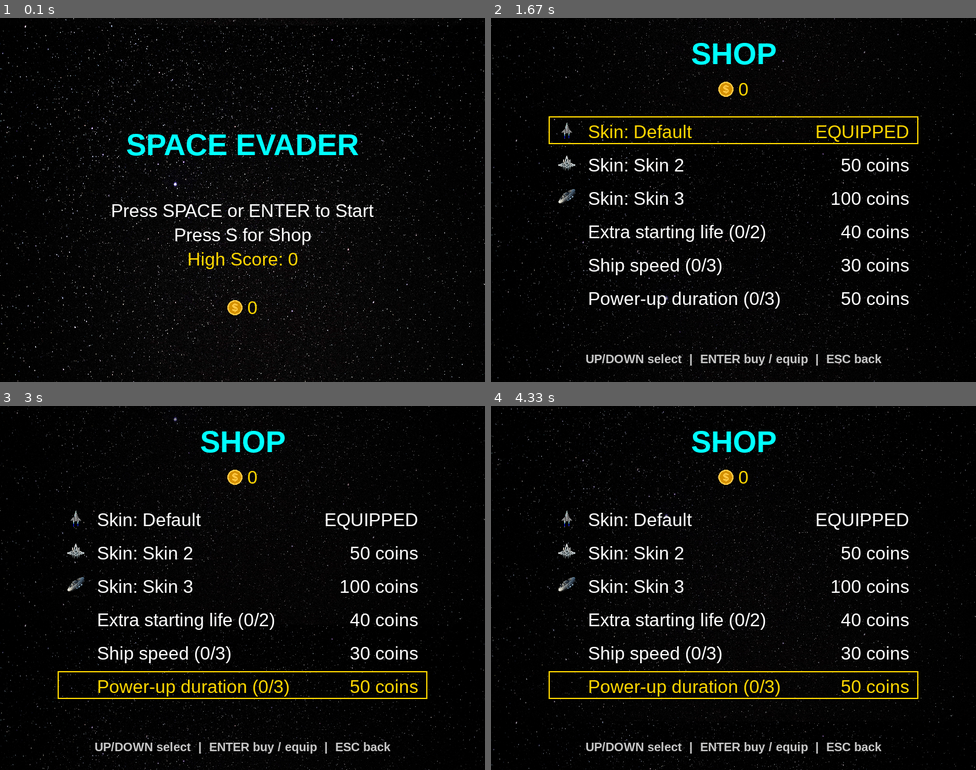
Above: before the commit, frames 1-4 (two rows, left to right).
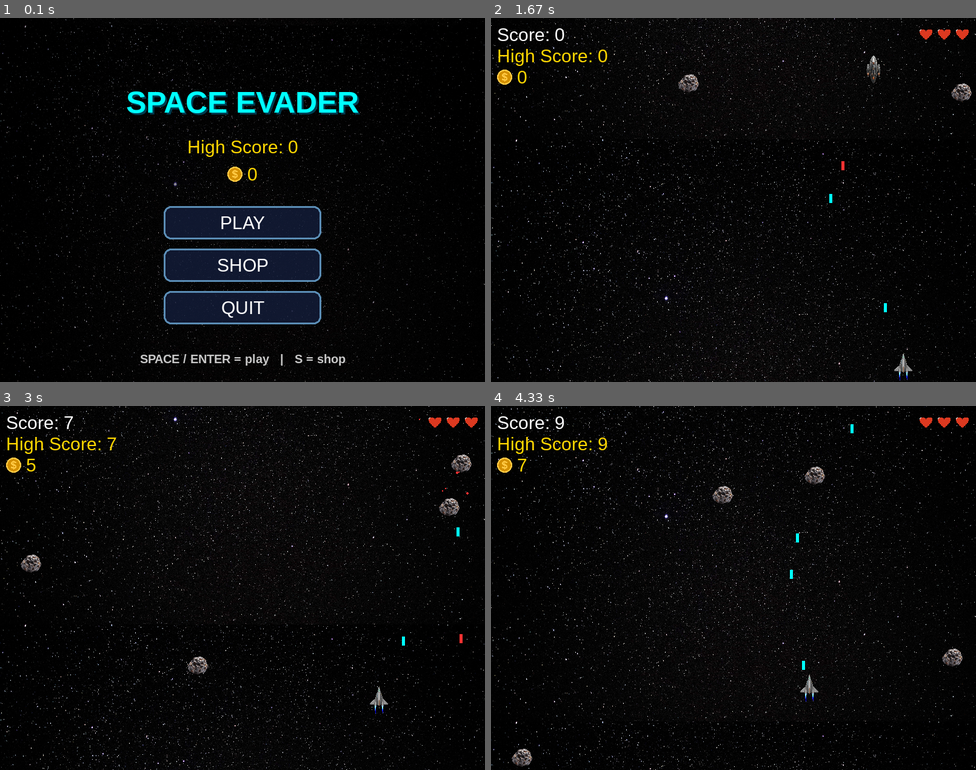
Above: after the commit, the same moments.

Repository: pepaskopec-blip/My-first-PyGame
Game: pygame game, started from main.py
Two runs of this game, one before a commit and one after it. Both use one fixed random seed, a clock stepped at 60 frames per second and the inputs below.
Inputs (mouse positions are in pixels of both pictures, inside the frame that each line leads up to):
- Up to frame 1 (0.1 s): no input
- Up to frame 2 (1.67 s): click (714, 214) at 0.38 s; hold S 0.67-1.13 s; hold Right 0.67-1.13 s; move the mouse to (733, 221) at 0.7 s; hold D 1.17-1.63 s; tap Space at 1.23, 1.53 s
- Up to frame 3 (3 s): hold Up 1.67-1.97 s; tap Space at 1.73, 2.07, 2.37, 2.57, 2.87 s; hold D 2-2.47 s; hold Left from 2.5 s (still down)
- Up to frame 4 (4.33 s): release Left at 3.03 s; hold S 3.07-3.37 s; tap Space at 3.13, 3.47, 3.77, 3.9, 4.3 s; hold Left 3.4-3.8 s; hold W 3.83-4.2 s; hold Right from 4.23 s (still down)

The runs differ from the first frame. In frame 1, 14% of the frame differs, in the area x 0-100%, y 0-100%; in frame 2, 7.8%; in frame 3, 7.9%; in frame 4, 8.0%.

Commit message:
Add clickable main menu

Diff:
--- a/main.py
+++ b/main.py
@@ -349,6 +349,31 @@
     screen.blit(hint, (WIDTH // 2 - hint.get_width() // 2, 550))
 
 
+# MENU BUTTONS
+menu_buttons = [
+    {"label": "PLAY", "action": "play", "rect": pygame.Rect(WIDTH // 2 - 130, 310, 260, 55)},
+    {"label": "SHOP", "action": "shop", "rect": pygame.Rect(WIDTH // 2 - 130, 380, 260, 55)},
+    {"label": "QUIT", "action": "quit", "rect": pygame.Rect(WIDTH // 2 - 130, 450, 260, 55)},
+]
+
+
+def draw_button(button):
+    rect = button["rect"]
+    hovered = rect.collidepoint(pygame.mouse.get_pos())
+
+    fill = (0, 110, 140, 230) if hovered else (20, 30, 60, 200)
+    border = (0, 255, 255) if hovered else (90, 140, 180)
+
+    # průhledná výplň: kreslí se na surface s alfa kanálem
+    panel = pygame.Surface(rect.size, pygame.SRCALPHA)
+    pygame.draw.rect(panel, fill, panel.get_rect(), border_radius=12)
+    screen.blit(panel, rect)
+    pygame.draw.rect(screen, border, rect, 3, border_radius=12)
+
+    text = font.render(button["label"], True, (255, 255, 255))
+    screen.blit(text, text.get_rect(center=rect.center))
+
+
 def reset_game():
     global player_x, player_y, meteor_speed, score, lives, lasers, enemy_lasers, meteors
     global enemy_x, enemy_alive, enemy_respawn_timer, enemy_shoot_timer, powerups
@@ -390,6 +415,19 @@
         if event.type == pygame.QUIT:
             running = False
 
+        # klikání myší v menu
+        if event.type == pygame.MOUSEBUTTONDOWN and event.button == 1:
+            if game_state == "MENU":
+                for button in menu_buttons:
+                    if button["rect"].collidepoint(event.pos):
+                        if button["action"] == "play":
+                            reset_game()
+                            game_state = "PLAYING"
+                        elif button["action"] == "shop":
+                            game_state = "SHOP"
+                        elif button["action"] == "quit":
+                            running = False
+
         if event.type == pygame.KEYDOWN:
             if game_state == "MENU":
                 if event.key == pygame.K_SPACE or event.key == pygame.K_RETURN:
@@ -438,13 +476,13 @@
         if (keys[pygame.K_LEFT] or keys[pygame.K_a]) and player_x > 0:
             player_x -= player_speed
         if (
-            keys[pygame.K_RIGHT] or keys[pygame.K_d]
+                keys[pygame.K_RIGHT] or keys[pygame.K_d]
         ) and player_x < WIDTH - player_size:
             player_x += player_speed
         if (keys[pygame.K_UP] or keys[pygame.K_w]) and player_y > 0:
             player_y -= player_speed
         if (
-            keys[pygame.K_DOWN] or keys[pygame.K_s]
+                keys[pygame.K_DOWN] or keys[pygame.K_s]
         ) and player_y < HEIGHT - player_size:
             player_y += player_speed
 
@@ -580,27 +618,30 @@
     screen.blit(bg_img, (0, bg_y - HEIGHT))
 
     if game_state == "MENU":
+        screen.blit(menu_overlay, (0, 0))
+
         title_text = title_font.render("SPACE EVADER", True, (0, 255, 255))
-        start_text = font.render(
-            "Press SPACE or ENTER to Start", True, (255, 255, 255)
-        )
-        shop_text = font.render("Press S for Shop", True, (255, 255, 255))
+        title_shadow = title_font.render("SPACE EVADER", True, (0, 60, 80))
         high_score_text = font.render(
             f"High Score: {highscore}", True, (255, 215, 0)
         )
 
-        screen.blit(title_text, (WIDTH // 2 - title_text.get_width() // 2, 180))
-        screen.blit(
-            start_text, (WIDTH // 2 - start_text.get_width() // 2, 300)
-        )
-        screen.blit(
-            shop_text, (WIDTH // 2 - shop_text.get_width() // 2, 340)
-        )
+        title_x = WIDTH // 2 - title_text.get_width() // 2
+        screen.blit(title_shadow, (title_x + 3, 113))
+        screen.blit(title_text, (title_x, 110))
         screen.blit(
             high_score_text,
-            (WIDTH // 2 - high_score_text.get_width() // 2, 380),
-        )
-        draw_coins(WIDTH // 2, 460, center=True)
+            (WIDTH // 2 - high_score_text.get_width() // 2, 195),
+        )
+        draw_coins(WIDTH // 2, 240, center=True)
+
+        for button in menu_buttons:
+            draw_button(button)
+
+        hint = small_font.render(
+            "SPACE / ENTER = play   |   S = shop", True, (200, 200, 200)
+        )
+        screen.blit(hint, (WIDTH // 2 - hint.get_width() // 2, 550))
 
     elif game_state == "SHOP":
         draw_shop()
